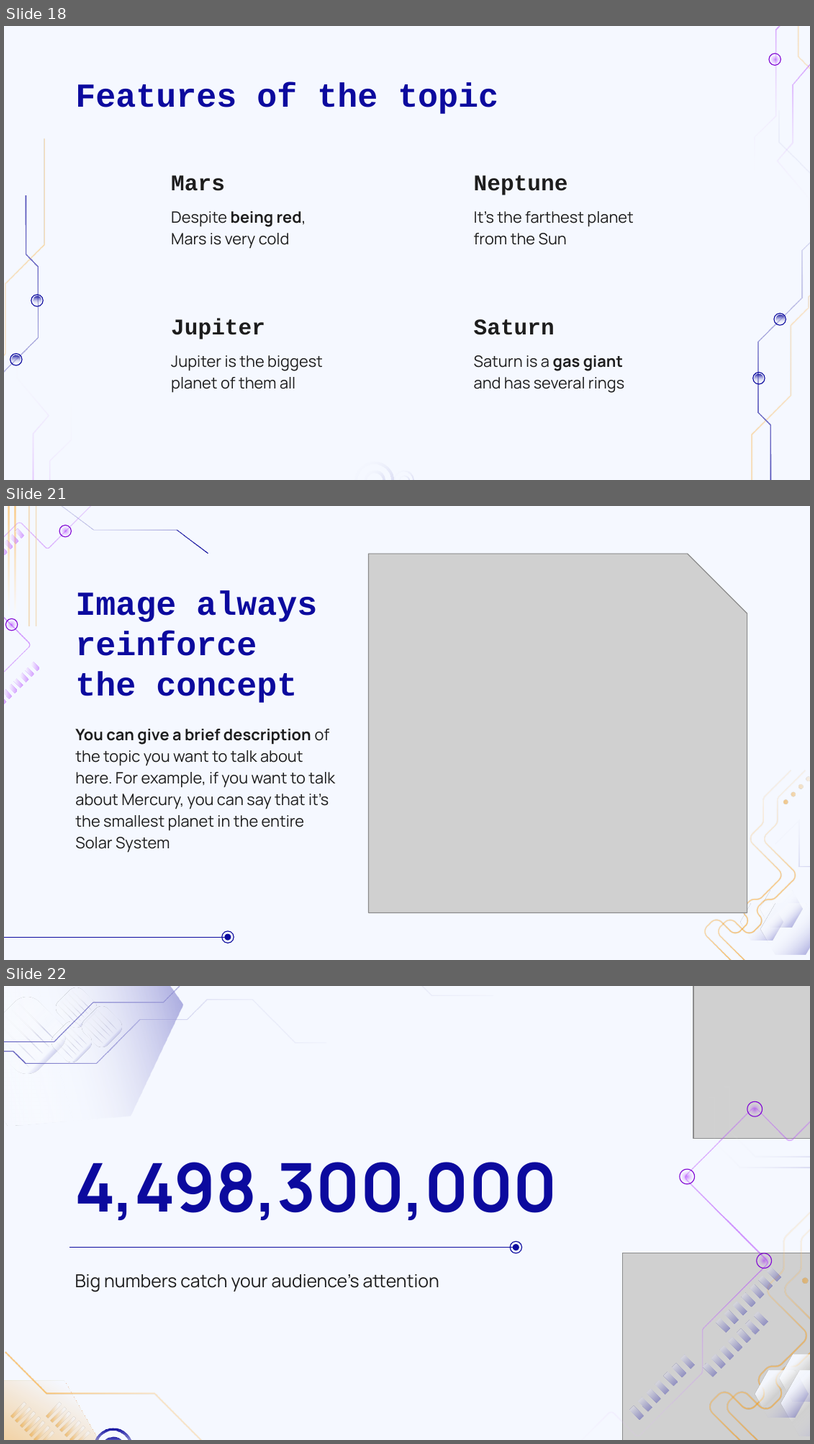
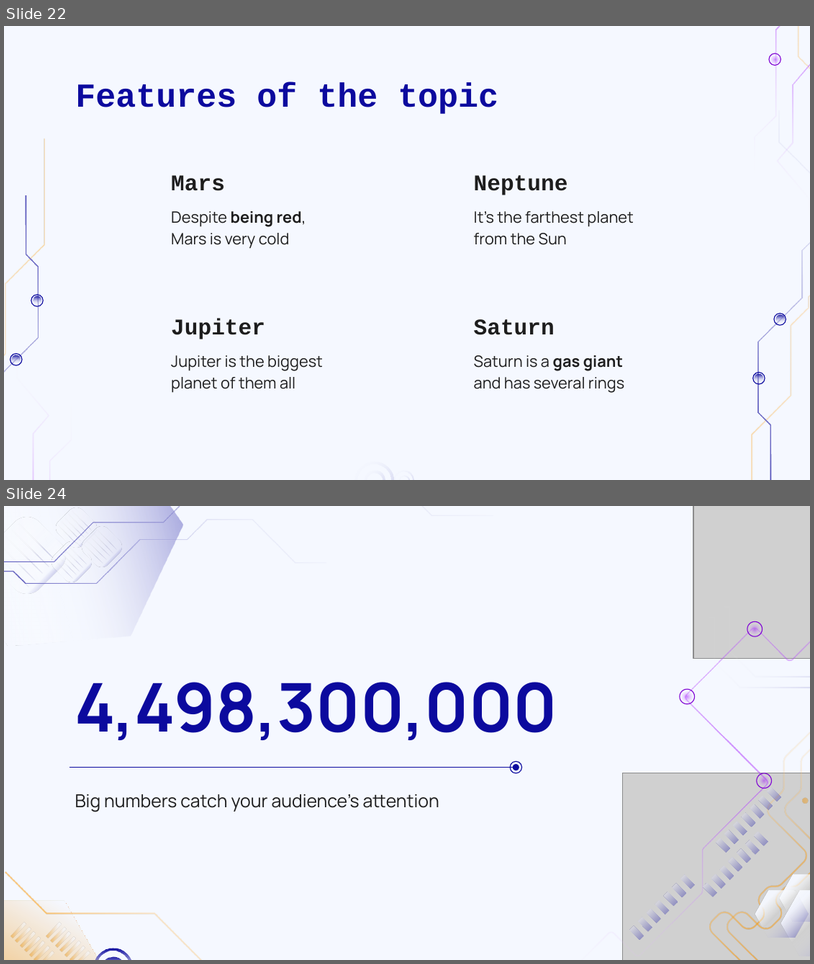
Before and after one commit to biancalautaru/Sorting-Algorithms-Comparison, a slide deck: Algoritmi de sortare.pptx. Shown one above the other, each under a label of ours: slides 18, 21 and 22 before the commit, slides 22 and 24 after it; the slides between them are not shown. The pictures are 814x1444 and 814x964 pixels, drawn with LibreOffice and Linux fonts; fonts in the diff are those of the drawing; grey boxes stand for pictures; background and template pictures are left out. Boxes give left, top, right and bottom in pixels: in the first picture for what was removed or moved away, otherwise in the second. Text is boxed around its words. In the diff, an @@ line names an element or a change of style, - is before the commit and + after.

```diff
--- a/Algoritmi de sortare.pptx
+++ b/Algoritmi de sortare.pptx
@@ slide 21 removed at [4,506,810,960], background #F5F8FF @@
@@ group removed at [4,506,208,834]: 10 freeform shapes, 4 ellipses @@
@@ picture removed at [368,554,748,912] @@
@@ title removed at [75,591,317,703] @@
-Image always reinforce
-the concept
@@ group removed at [4,662,39,705]: 7 freeform shapes @@
@@ subtitle removed at [75,728,335,852] @@
-You can give a brief description of the topic you want to talk about here. For example, if you want to talk about Mercury, you can say that it’s the smallest planet in the entire Solar System
@@ group removed at [705,762,810,960]: 8 freeform shapes @@
@@ line removed from (4, 937) to (225, 937) @@
@@ ellipse removed at [221,931,234,943] @@
@@ ellipse removed at [225,934,232,940] @@
@@ what was slide 18 is now slide 22 @@
@@ what was slide 22 is now slide 24 @@
```
Also in this commit, not shown: 6 slides changed, 4 slides added, 1 other slide removed, 3 other files.
